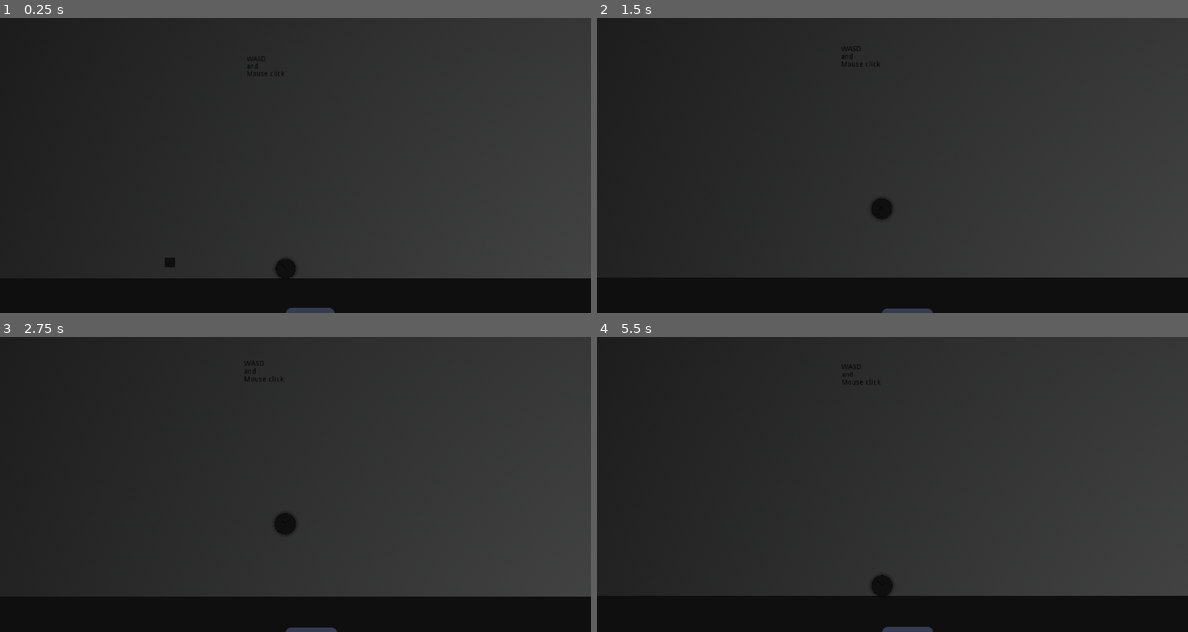
Above: before the commit, frames 1-4 (two rows, left to right).
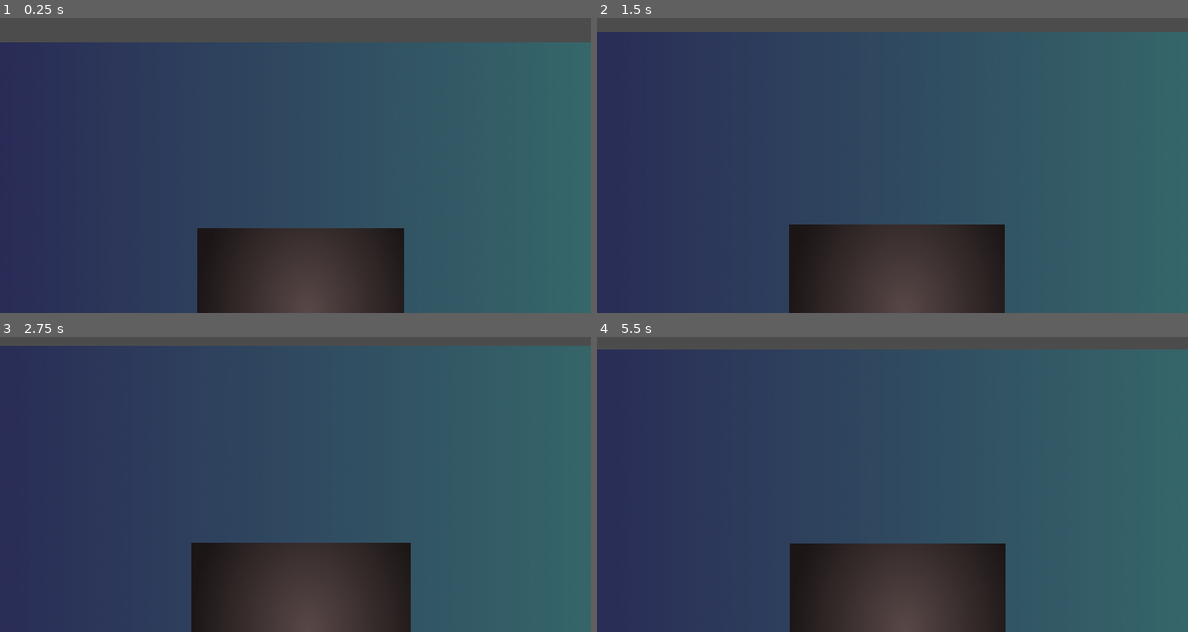
Above: after the commit, the same moments.

Repository: elleremo/ruslan_game
Game: Godot game, scene res://main.tscn
The game is run twice, just before and just after one commit, with the same random seed, the same clock (stepped at 60 frames per second) and the same inputs. The engine's default icon, where the game draws it, is replaced by a stand-in: a white triangle on a blue panel in a dark square.
Inputs:
- Up to frame 1 (0.25 s): no input
- Up to frame 2 (1.5 s): hold W (up) 0.53-1.28 s; hold Space (space) 0.53-1.28 s; tap Space (space) at 1.35 s
- Up to frame 3 (2.75 s): hold W (up) from 2.03 s (still down); hold Space (space) from 2.03 s (still down)
- Up to frame 4 (5.5 s): release Space (space) at 2.78 s; tap Space (space) at 2.85, 4.35 s; release W (up) at 3.53 s; hold Space (space) 3.53-4.28 s; hold Space (space) from 5.03 s (still down)

The runs differ from the first frame. In frame 1, 93% of the frame differs, in the area x 0-100%, y 0-100%; in frame 2, 92%; in frame 3, 93%; in frame 4, 93%.
Error in both runs: Trying to assign value of type 'KinematicBody2D' to a variable of type 'KinematicBody'.

Commit message:
audio

Diff:
--- a/game/main.tscn
+++ b/game/main.tscn
@@ -1,14 +1,14 @@
-[gd_scene load_steps=20 format=2]
-
-[ext_resource path="res://res - Copy/bg.png" type="Texture" id=1]
-[ext_resource path="res://res/bg.png" type="Texture" id=2]
-[ext_resource path="res://cube.tscn" type="PackedScene" id=3]
-[ext_resource path="res://floor.tscn" type="PackedScene" id=4]
-[ext_resource path="res://ball.tscn" type="PackedScene" id=5]
-[ext_resource path="res://res/light2.png" type="Texture" id=6]
-[ext_resource path="res://res/spot.png" type="Texture" id=7]
-[ext_resource path="res://emmiter.tscn" type="PackedScene" id=8]
-[ext_resource path="res://res/back.jpg" type="Texture" id=9]
+[gd_scene load_steps=22 format=2]
+
+[ext_resource path="res://cube.tscn" type="PackedScene" id=1]
+[ext_resource path="res://floor.tscn" type="PackedScene" id=2]
+[ext_resource path="res://ball.tscn" type="PackedScene" id=3]
+[ext_resource path="res://res/light2.png" type="Texture" id=4]
+[ext_resource path="res://res/spot.png" type="Texture" id=5]
+[ext_resource path="res://emmiter.tscn" type="PackedScene" id=6]
+[ext_resource path="res://res/back.jpg" type="Texture" id=7]
+[ext_resource path="res://res - Copy/bg.png" type="Texture" id=8]
+[ext_resource path="res://res/bg.png" type="Texture" id=9]
 [ext_resource path="res://5025-beauty-flow-by-kevin-macleod.ogg" type="AudioStream" id=10]
 
 [sub_resource type="GDScript" id=1]
@@ -42,22 +42,6 @@
 
 # Called every frame. 'delta' is the elapsed time since the previous frame.
                                                                                                                         …(308 unchanged characters)…
-
-[sub_resource type="VisualShaderNodeColorConstant" id=2]
-output_port_for_preview = 0
-constant = Color( 0.425195, 0.000689346, 0.000689346, 1 )
-
-[sub_resource type="VisualShaderNodeTransformConstant" id=3]
-
-[sub_resource type="VisualShader" id=4]
-graph_offset = Vector2( -137.74, 54.945 )
-nodes/fragment/2/node = SubResource( 2 )
-nodes/fragment/2/position = Vector2( 60, 320 )
-nodes/fragment/3/node = SubResource( 3 )
-nodes/fragment/3/position = Vector2( -20, 440 )
-
-[sub_resource type="ShaderMaterial" id=5]
-shader = SubResource( 4 )
 
 [sub_resource type="VisualShader" id=6]
 graph_offset = Vector2( -35.46, 105.75 )
@@ -123,18 +107,31 @@
 orbit_velocity = 0.0
 orbit_velocity_random = 0.0
 
+[sub_resource type="VisualShaderNodeColorConstant" id=2]
+output_port_for_preview = 0
+constant = Color( 0.425195, 0.000689346, 0.000689346, 1 )
+
+[sub_resource type="VisualShaderNodeTransformConstant" id=3]
+
+[sub_resource type="VisualShader" id=4]
+graph_offset = Vector2( -137.74, 54.945 )
+nodes/fragment/2/node = SubResource( 2 )
+nodes/fragment/2/position = Vector2( 60, 320 )
+nodes/fragment/3/node = SubResource( 3 )
+nodes/fragment/3/position = Vector2( -20, 440 )
+
+[sub_resource type="ShaderMaterial" id=5]
+shader = SubResource( 4 )
+
+[sub_resource type="VisualShader" id=10]
+graph_offset = Vector2( 28.2375, 3.42749 )
+
+[sub_resource type="ShaderMaterial" id=11]
+shader = SubResource( 10 )
+
 [node name="main" type="Node2D"]
 show_behind_parent = true
 script = SubResource( 1 )
-
-[node name="bg" type="Sprite" parent="."]
-material = SubResource( 5 )
-position = Vector2( 600, 300 )
-scale = Vector2( 0.312663, 0.277778 )
-texture = ExtResource( 1 )
-__meta__ = {
-"_edit_lock_": true
-}
 
 [node name="Viewport" type="Viewport" parent="."]
 size = Vector2( 1000, 1000 )
@@ -143,26 +140,20 @@
 disable_3d = true
 usage = 0
 
-[node name="TextureRect" type="TextureRect" parent="."]
-margin_left = -270.0
-margin_top = -220.0
-margin_right = 3568.0
-margin_bottom = 1940.0
-texture = ExtResource( 2 )
-
-[node name="cube" parent="." instance=ExtResource( 3 )]
+[node name="cube" parent="." instance=ExtResource( 1 )]
 position = Vector2( 470, 447.5 )
 scale = Vector2( 0.25, 0.25 )
 
-[node name="floor" parent="." instance=ExtResource( 4 )]
+[node name="floor" parent="." instance=ExtResource( 2 )]
+editor/display_folded = true
 light_mask = 0
-position = Vector2( 580, 540 )
+position = Vector2( 950, 660 )
 
 [node name="TextureRect" type="TextureRect" parent="floor"]
 margin_right = 40.0
 margin_bottom = 40.0
 
-[node name="ball" parent="." instance=ExtResource( 5 )]
+[node name="ball" parent="." instance=ExtResource( 3 )]
 light_mask = 0
 position = Vector2( 580, 437.5 )
 scale = Vector2( 0.5, 0.5 )
@@ -228,7 +219,27 @@
 [node name="Sprite" type="Sprite" parent="ParallaxBackground/ParallaxLayer"]
 visible = false
 position = Vector2( 20, 20 )
+texture = ExtResource( 7 )
+
+[node name="bg" type="Sprite" parent="."]
+material = SubResource( 5 )
+position = Vector2( 600, 300 )
+scale = Vector2( 0.312663, 0.277778 )
+texture = ExtResource( 8 )
+__meta__ = {
+"_edit_lock_": true
+}
+
+[node name="TextureRect" type="TextureRect" parent="bg"]
+modulate = Color( 1, 0.807843, 0.807843, 1 )
+material = SubResource( 11 )
+margin_left = -640.0
+margin_top = 277.0
+margin_right = 865.0
+margin_bottom = 1678.0
+rect_scale = Vector2( 0.89231, 0.830149 )
 texture = ExtResource( 9 )
+expand = true
 
 [node name="music" type="AudioStreamPlayer2D" parent="."]
 visible = false
--- a/game/project.godot
+++ b/game/project.godot
@@ -113,3 +113,13 @@
 "events": [ Object(InputEventKey,"resource_local_to_scene":false,"resource_name":"","device":0,"alt":false,"shift":false,"control":false,"meta":false,"command":false,"pressed":false,"scancode":32,"unicode":0,"echo":false,"script":null)
  ]
 }
+
+[physics]
+
+2d/thread_model=2
+
+[rendering]
+
+quality/intended_usage/framebuffer_allocation=0
+quality/intended_usage/framebuffer_allocation.mobile=0
+threads/thread_model=2
Not shown, changed: game/export_presets.cfg
Not shown: 3 places in game/main.tscn that only renumber resources
Not shown, added: index.pck
Not shown, added: index.png
Not shown, changed: index.wasm
